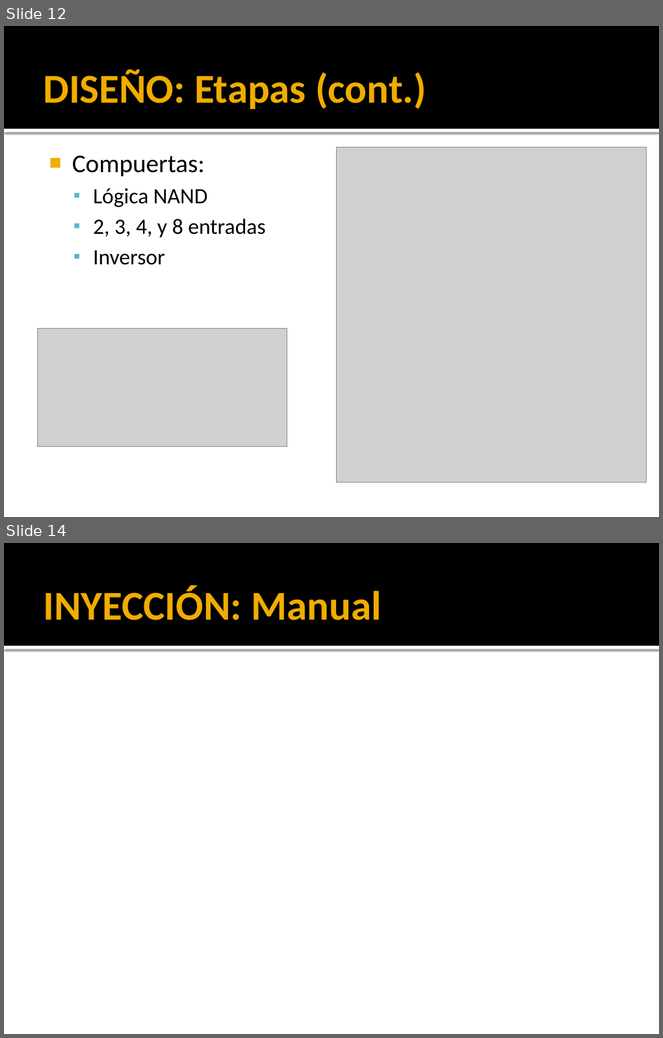
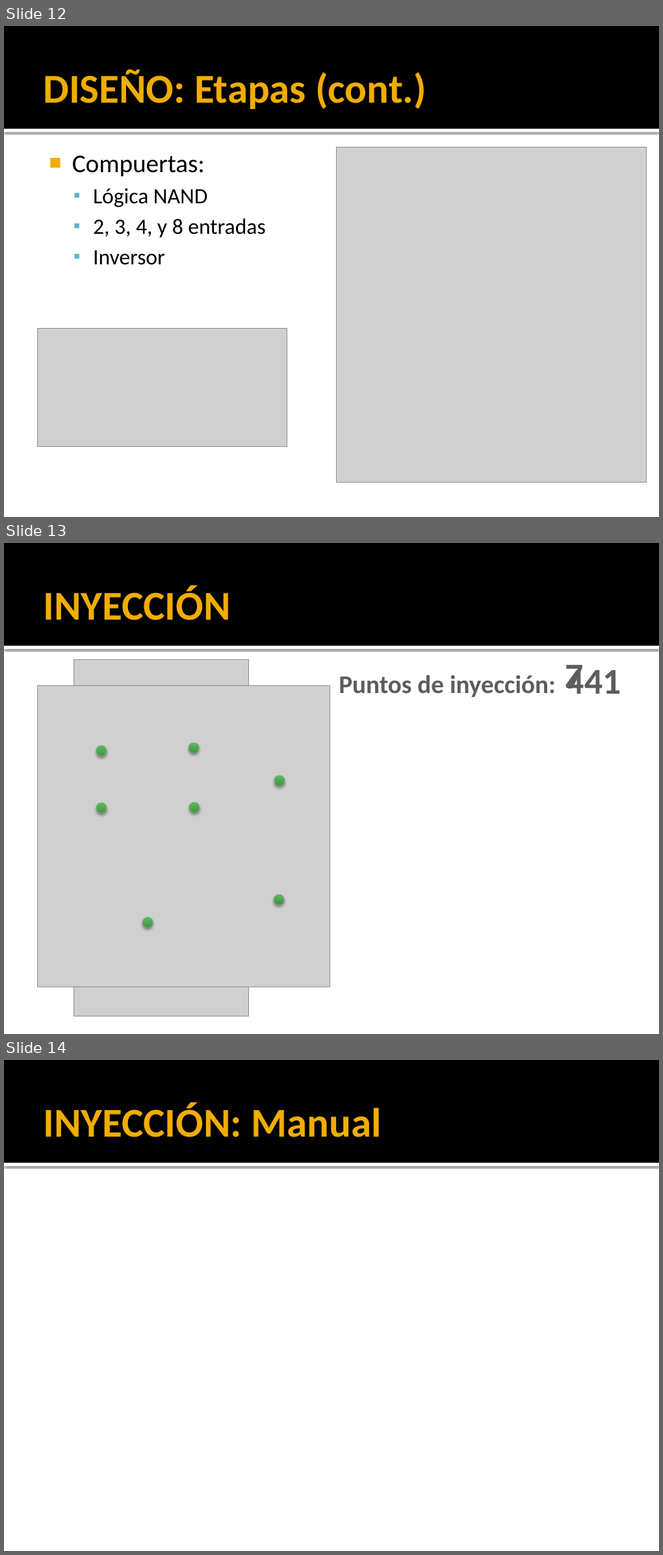
Before and after one commit to ginotkj/fiocs, a slide deck: Documentation/Documentacion/PRESENTACION.pptx. Shown one above the other, each under a label of ours: slides 12 and 14 before the commit, slides 12, 13 and 14 after it; the slides between them are not shown. The pictures are 663x1038 and 663x1555 pixels, drawn with LibreOffice and Linux fonts; fonts in the diff are those of the drawing; grey boxes stand for pictures. Boxes give left, top, right and bottom in pixels: in the first picture for what was removed or moved away, otherwise in the second. Text is boxed around its words. In the diff, an @@ line names an element or a change of style, - is before the commit and + after.

```diff
--- a/Documentation/Documentacion/PRESENTACION.pptx
+++ b/Documentation/Documentacion/PRESENTACION.pptx
@@ slide 13 added at [4,543,659,1034], background #FFFFFF; not listed: 2 template elements that a slide beside it also shows @@
@@ title added at [43,585,230,620], 45 pt, text #F0AD00, bold @@
+INYECCIÓN
@@ picture added at [74,659,249,1017] @@
@@ text added at [339,675,556,697], 28 pt, text gradient #555555 to #5D5D5D to #000000, bold @@
+Puntos de inyección:
@@ text added at [565,665,583,694], 40 pt, text gradient #555555 to #5D5D5D to #000000, bold @@
+7
@@ text added at [566,665,622,694], 40 pt, text gradient #555555 to #5D5D5D to #000000, bold @@
+441
@@ picture added at [37,686,330,988] @@
@@ ellipse added at [96,745,107,756], fill gradient #438F45 to #4FA851 to #5CC35F, outline #67B569 0.5 pt @@
@@ ellipse added at [189,743,199,754], fill gradient #438F45 to #4FA851 to #5CC35F, outline #67B569 0.5 pt @@
@@ ellipse added at [274,776,285,786], fill gradient #438F45 to #4FA851 to #5CC35F, outline #67B569 0.5 pt @@
@@ ellipse added at [96,803,107,813], fill gradient #438F45 to #4FA851 to #5CC35F, outline #67B569 0.5 pt @@
@@ ellipse added at [189,802,200,813], fill gradient #438F45 to #4FA851 to #5CC35F, outline #67B569 0.5 pt @@
@@ ellipse added at [274,895,284,905], fill gradient #438F45 to #4FA851 to #5CC35F, outline #67B569 0.5 pt @@
@@ ellipse added at [143,918,154,928], fill gradient #438F45 to #4FA851 to #5CC35F, outline #67B569 0.5 pt @@
```
Also in this commit, not shown: 1 slide removed.
